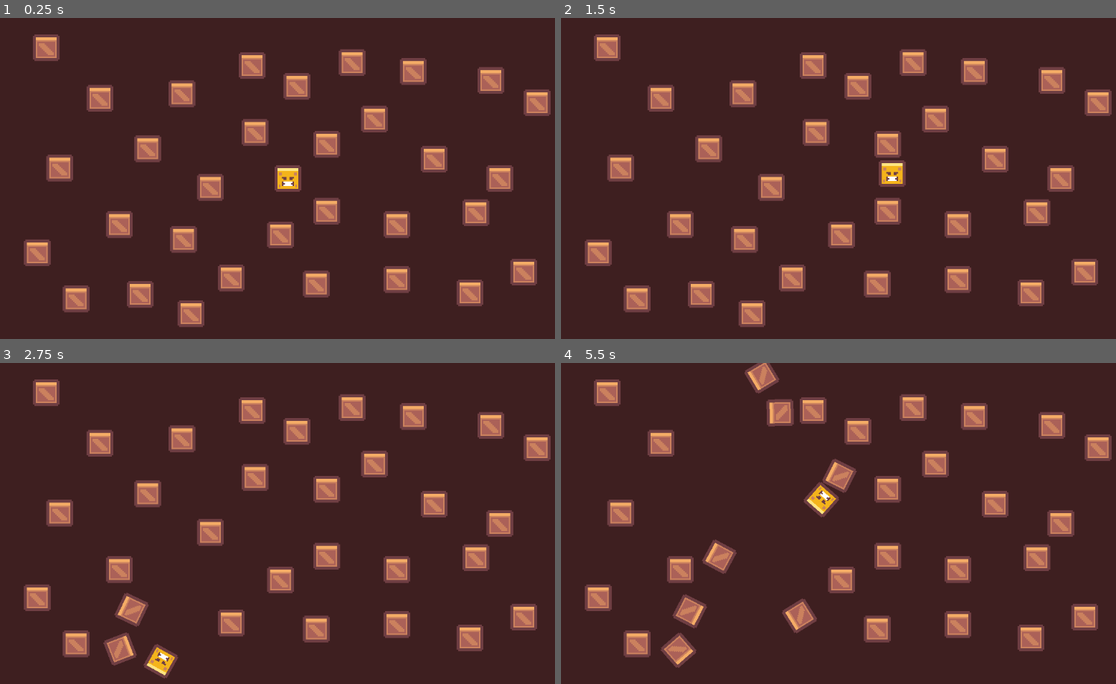
Above: before the commit, frames 1-4 (two rows, left to right).
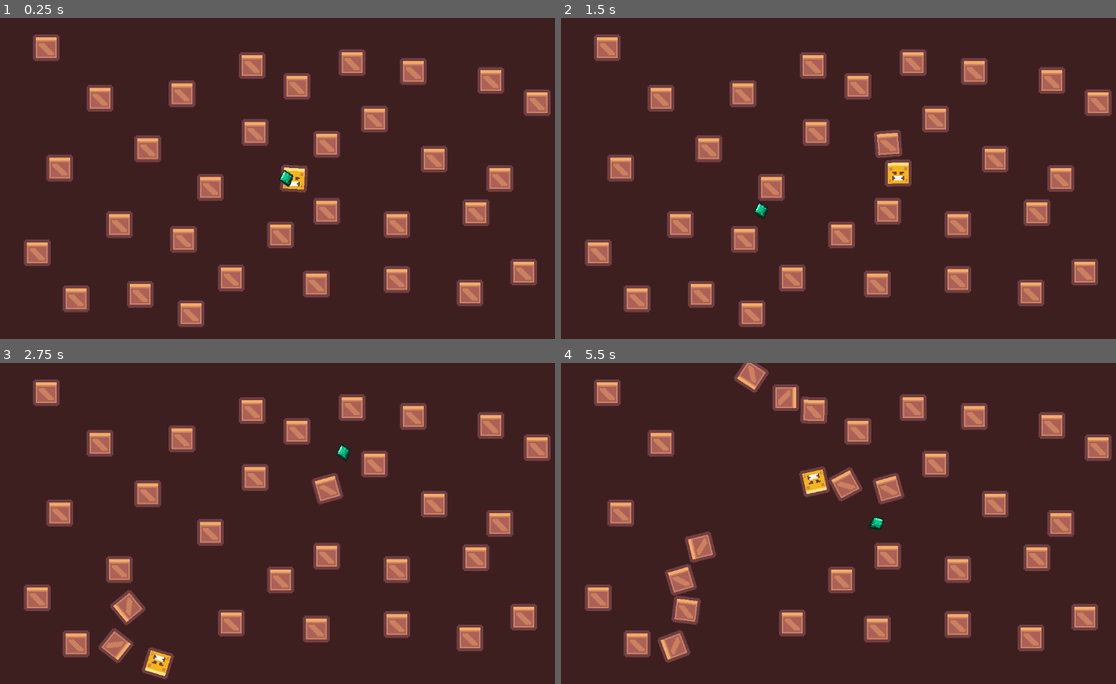
Above: after the commit, the same moments.

Repository: Rambling-Bramble-Blog/Godot-4-Mini-Courses
Game: Godot game, scene res://Physics/physics.tscn
Same seed, same stepped clock (60 frames per second), same inputs: the game is played once before the commit and once after it. The project has no main scene, so this scene is started directly.
Inputs (mouse positions are in pixels of both pictures, inside the frame that each line leads up to):
- Up to frame 1 (0.25 s): no input
- Up to frame 2 (1.5 s): tap Enter at 0.5 s; move the mouse to (971, 162) at 0.52 s; click (971, 162) at 0.67 s; drag from (733, 194) to (816, 242) at 1.27 s
- Up to frame 3 (2.75 s): move the mouse to (344, 452) at 2.02 s; click (344, 452) at 2.17 s
- Up to frame 4 (5.5 s): drag from (816, 587) to (677, 475) at 2.77 s; move the mouse to (1021, 571) at 3.52 s; click (1021, 571) at 3.67 s; drag from (677, 475) to (760, 443) at 4.27 s; move the mouse to (877, 523) at 5.02 s; click (877, 523) at 5.17 s

The runs differ from the first frame. In frame 1, 0.4% of the frame differs, in the area x 49-56%, y 45-55%; in frame 2, 0.5%; in frame 3, 1.4%; in frame 4, 5.0%, in the area x 17-62%, y 0-95%.

Commit message:
J: Adding more to the physics game. Planning to add partner's idea of playing keep away with the mouse while trying to clear the board of boxes.

Diff:
--- /dev/null
+++ b/Physics/mouse_touch.gd
@@ -0,0 +1,14 @@
+extends RigidBody2D
+
+var monster : RigidBody2D
+
+# Called when the node enters the scene tree for the first time.
+func _ready() -> void:
+	monster = $"../Player"
+
+
+# Called every frame. 'delta' is the elapsed time since the previous frame.
+func _process(delta: float) -> void:
+	global_position = get_global_mouse_position()
+	if global_position == monster.position:
+		print("HIT!")
--- a/Physics/physics.tscn
+++ b/Physics/physics.tscn
@@ -1,7 +1,9 @@
-[gd_scene load_steps=3 format=3 uid="uid://c7osjn3n0yru"]
+[gd_scene load_steps=5 format=3 uid="uid://c7osjn3n0yru"]
 
 [ext_resource type="PackedScene" uid="uid://evb70rd5uvnx" path="res://Physics/physics_player.tscn" id="1_kow1d"]
 [ext_resource type="PackedScene" uid="uid://sxvfbul0mp2k" path="res://Physics/crate.tscn" id="2_h1ex6"]
+[ext_resource type="Texture2D" uid="uid://bpsesxaef2u2p" path="res://Physics/MouseIcon.png" id="3_h1ex6"]
+[ext_resource type="Script" uid="uid://du64c5ydgl8pg" path="res://Physics/mouse_touch.gd" id="3_p3c4k"]
 
 [node name="Physics_Root" type="Node2D"]
 
@@ -108,3 +110,16 @@
 
 [node name="Crate32" parent="Crates" instance=ExtResource("2_h1ex6")]
 position = Vector2(-99, 78)
+
+[node name="Mouse_Spec" type="RigidBody2D" parent="."]
+position = Vector2(-34, -10)
+gravity_scale = 0.0
+script = ExtResource("3_p3c4k")
+
+[node name="MouseIcon" type="Sprite2D" parent="Mouse_Spec"]
+scale = Vector2(0.4, 0.4)
+texture = ExtResource("3_h1ex6")
+
+[node name="CollisionPolygon2D" type="CollisionPolygon2D" parent="Mouse_Spec"]
+rotation = 0.08508882
+polygon = PackedVector2Array(-5, 0, 0, -6, 5, -1, 0, 6)
--- a/Physics/physics_player.gd
+++ b/Physics/physics_player.gd
@@ -16,5 +16,8 @@
 		# get mouse direction
 		var dir = global_position.direction_to(mouse_pos)
 
+		if get_global_position() == get_global_mouse_position():
+			print("hit")
+
 		# apply force
 		apply_impulse(dir * hit_force)
Binary file added: Physics/MouseIcon.png
Not shown, added: Physics/MouseIcon.png.import
Not shown, added: Physics/mouse_touch.gd.uid
